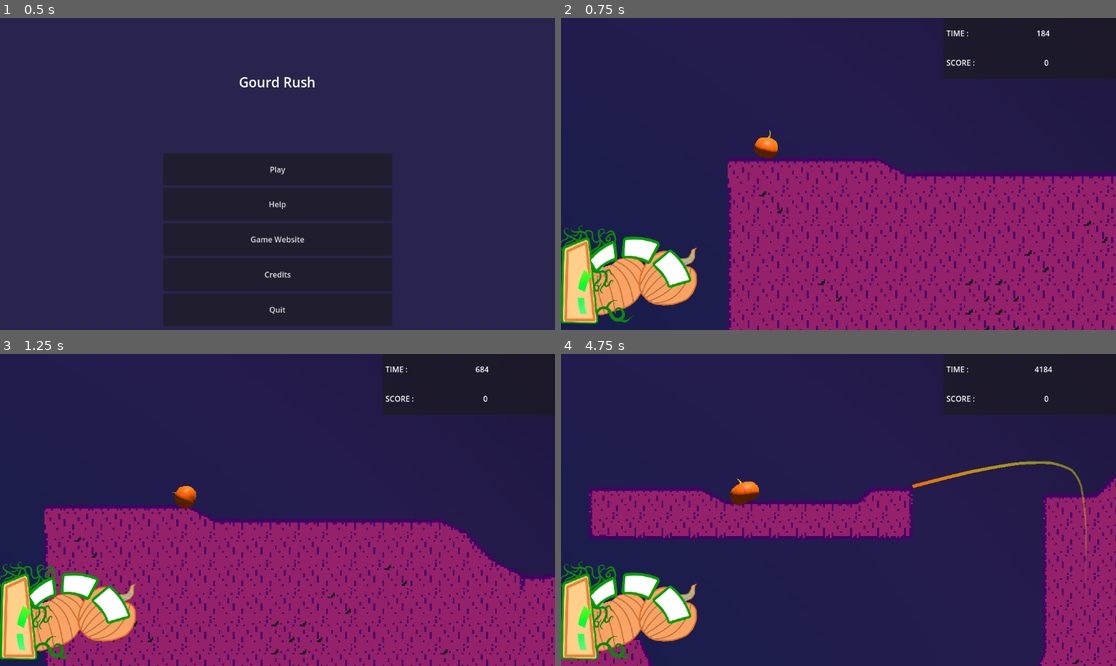
Above: before the commit, frames 1-4 (two rows, left to right).
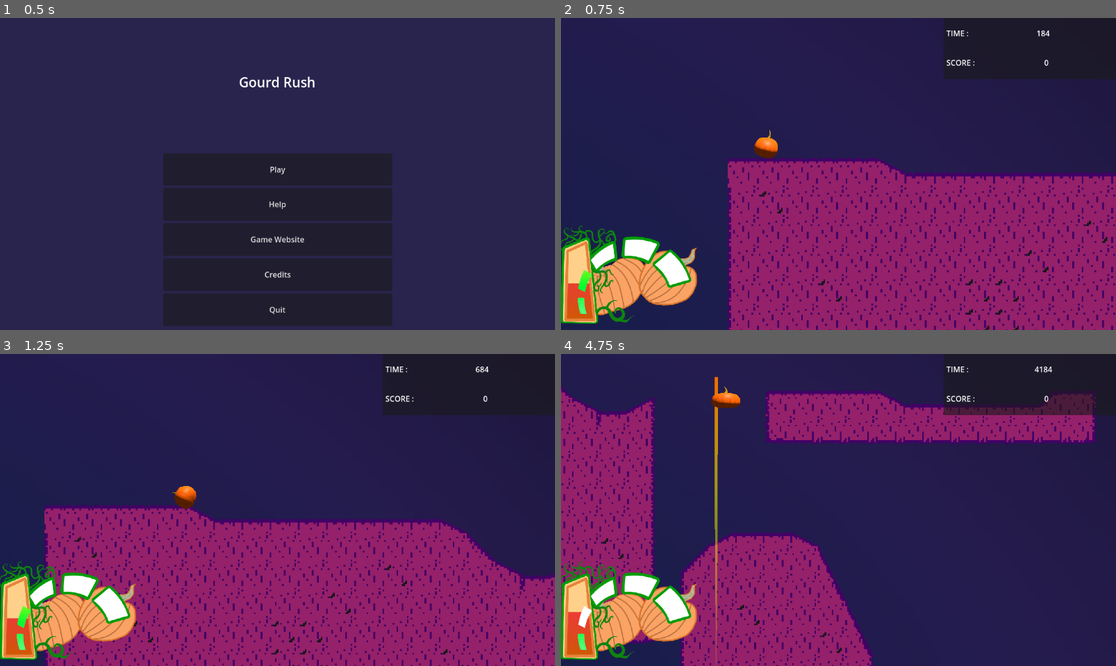
Above: after the commit, the same moments.

Repository: LettucePie/gwj-62-harvest
Game: Godot game, scene res://Play.tscn
Two runs of this game, one before a commit and one after it. Both use one fixed random seed, a clock stepped at 60 frames per second and the inputs below.
Inputs:
- Up to frame 1 (0.5 s): no input
- Up to frame 2 (0.75 s): click "Play" at 0.5 s
- Up to frame 3 (1.25 s): no input
- Up to frame 4 (4.75 s): hold Up (ui_up) 1.28-2.03 s; hold Down (ui_down) 2.03-2.78 s; hold Up (ui_up) 2.78-4.28 s; hold Down (ui_down) from 4.28 s (still down)

Frame 1 is identical in both runs. In frame 2, 0.4% of the frame differs, in the area x 1-6%, y 85-97%; in frame 3, 0.4%; in frame 4, 44%, in the area x 0-100%, y 7-100%.

Commit message:
Fixed braking and revving

Diff:
--- a/gameplay/player_follow.gd
+++ b/gameplay/player_follow.gd
@@ -105,8 +105,10 @@
 	if angle < -0.01:
 		## Climbing
 		speed_modif *= 0.75
-	var revving = true
+	var revving = false
+	var braking = false
 	if Input.is_action_pressed("ui_up"):
+		revving = true
 		if braking:
 			braking = false
 			emit_signal("speed_stage_shift", speed_stage)
@@ -119,9 +121,13 @@
 			emit_signal("brakes", braking)
 	elif Input.is_action_just_released("ui_down"):
 		braking = false
-		emit_signal("brakes", braking)
-	speed_shift = clamp(speed_shift + speed_modif, 0, 4.0)
-	eval_speed(revving)
+		emit_signal("speed_stage_shift", speed_stage)
+	if braking:
+		speed_modif = clamp(speed_modif - 0.15, -2.0, -0.15)
+	elif revving:
+		speed_modif = clamp(speed_modif + 0.05, 0.05, 2.0)
+	speed_shift = clamp(speed_shift + speed_modif, -4.1, 4.1)
+	eval_speed()
 	progress += SPEED_STAGES[speed_stage]
 	if !current_ramp.finish:
 		predict_soar()
@@ -142,18 +148,20 @@
 	vert_intensity = angle / abs(PI / 2.0)
 
 
-func eval_speed(revving_up : bool):
+func eval_speed():
 	var applied_speed = SPEED_STAGES[speed_stage] + speed_shift
-	if revving_up and speed_stage < SPEED_STAGES.size() - 1:
+	if speed_stage < SPEED_STAGES.size() - 1:
 		if applied_speed >= SPEED_STAGES[speed_stage + 1]:
 			speed_stage += 1
 			speed_shift = 0.0
 			emit_signal("speed_stage_shift", speed_stage)
-	elif !revving_up and speed_stage > 1:
+			print("Speed Shift Up ", speed_stage)
+	if speed_stage > 0:
 		if applied_speed <= SPEED_STAGES[speed_stage - 1]:
-			speed_stage -=1
+			speed_stage -= 1
 			speed_shift = 0.0
 			emit_signal("speed_stage_shift", speed_stage)
+			print("Speed Shift Down ", speed_stage)
 
 
 func predict_soar():
@@ -215,9 +223,8 @@
 	progress = 0.0
 	slammed = false
 	soar_death_set = false
-	if braking:
-		braking = false
-		emit_signal("speed_stage_shift", speed_stage)
+	braking = false
+	emit_signal("speed_stage_shift", speed_stage)
 	soar_velocity = 0.0
 	emit_signal("parent_launch", self)
 	current_ramp = null
--- a/menus/gui.tscn
+++ b/menus/gui.tscn
@@ -37,6 +37,7 @@
 anchor_bottom = 1.0
 grow_horizontal = 2
 grow_vertical = 2
+min_value = -4.0
 max_value = 4.0
 step = 0.05
 value = 4.0
